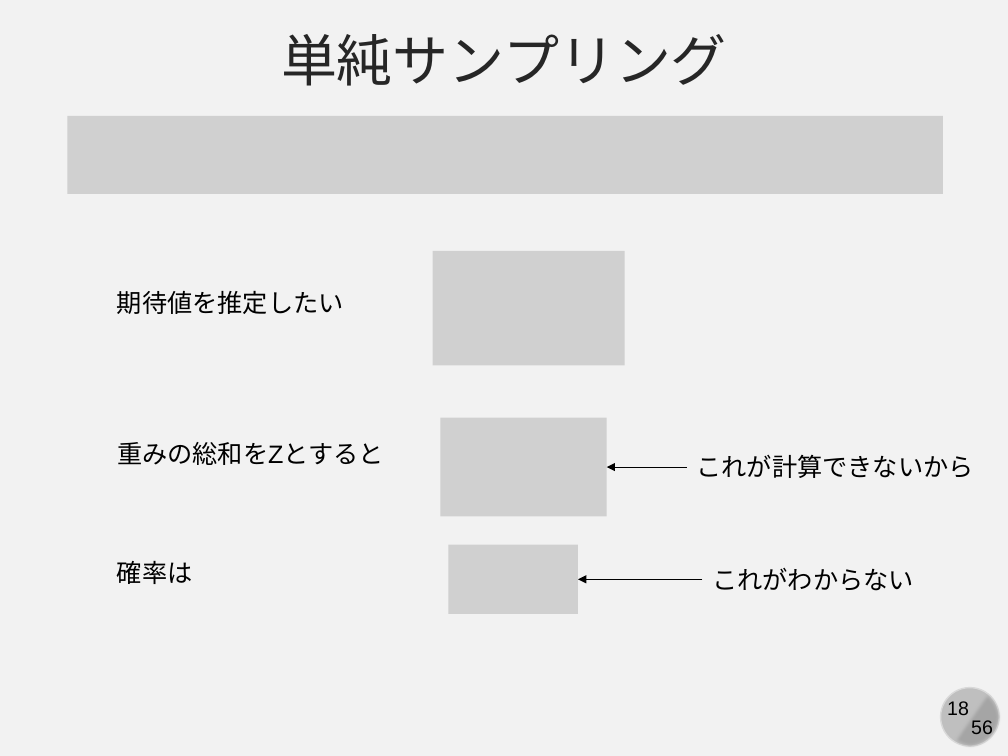
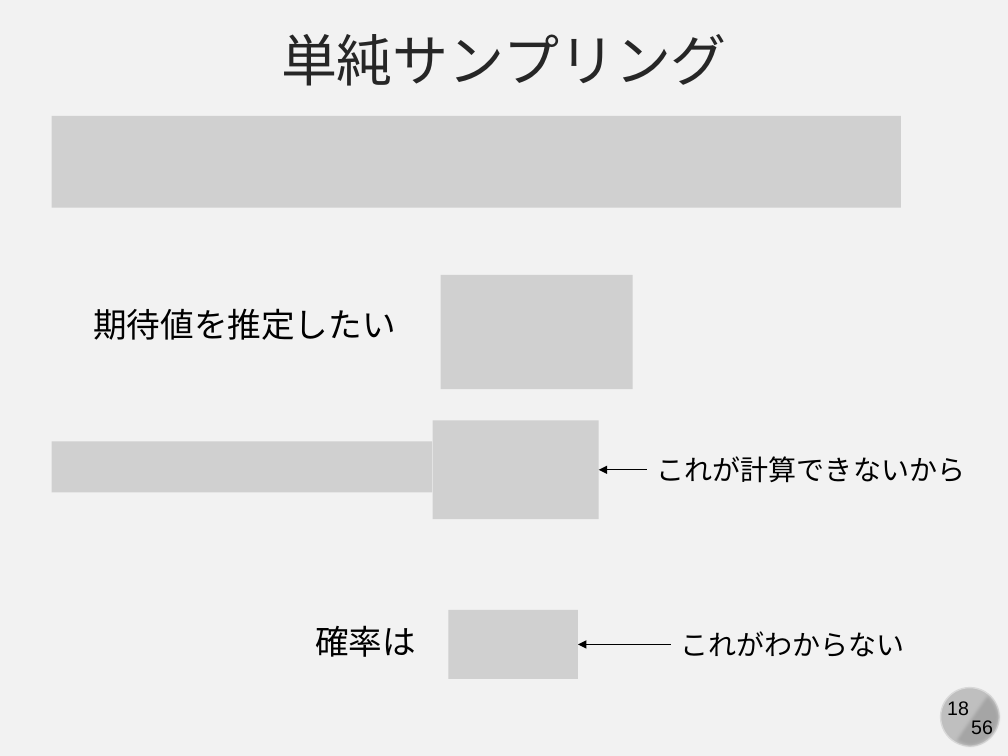
Before and after one commit to kaityo256/simulation_engineering, a slide deck: slide 18 of 02_mc_basic/simulation02.pptx. Drawn at 1008x756 pixels with LibreOffice and Linux fonts; fonts in the diff are those of the drawing; grey boxes stand for pictures. Boxes give left, top, right and bottom in pixels: in the first picture for what was removed or moved away, otherwise in the second. Text is boxed around its words. In the diff, an @@ line names an element or a change of style, - is before the commit and + after.

```diff
--- a/02_mc_basic/simulation02.pptx
+++ b/02_mc_basic/simulation02.pptx
@@ picture: place and size @@
-picture at [68,116,942,194]
+picture at [51,116,901,208]
@@ text "期待値を推定したい": place and size @@
-text "期待値を推定したい" at [117,290,344,314]
+text "期待値を推定したい" at [93,308,395,340]
@@ text "期待値を推定したい" at [93,308,395,340]: size 18 to 24 pt @@
@@ picture: place and size @@
-picture at [432,251,625,366]
+picture at [440,275,633,390]
@@ picture added at [51,442,432,492] @@
@@ text removed at [117,442,384,465] @@
-重みの総和をZとすると
@@ picture: place and size @@
-picture at [440,417,607,516]
+picture at [432,420,599,519]
@@ text "これが計算できないから": place and size @@
-text "これが計算できないから" at [696,455,973,478]
+text "これが計算できないから" at [657,456,965,483]
@@ text "これが計算できないから" at [657,456,965,483]: size 18 to 20 pt @@
@@ arrow moved from (686, 467) - (607, 467) to (647, 470) - (599, 470) @@
@@ picture removed at [449,544,579,614] @@
@@ text "確率は" at [315,625,416,657]: size 18 to 24 pt @@
@@ text "確率は": place and size @@
-text "確率は" at [117,560,193,584]
+text "確率は" at [315,625,416,657]
@@ picture added at [449,610,579,679] @@
@@ text "これがわからない" at [681,631,905,657]: size 18 to 20 pt @@
@@ text "これがわからない": place and size @@
-text "これがわからない" at [712,568,914,591]
+text "これがわからない" at [681,631,905,657]
@@ arrow moved from (703, 580) - (578, 580) to (670, 644) - (578, 644) @@
```
Also in this commit, not shown: 12 other slides changed.
